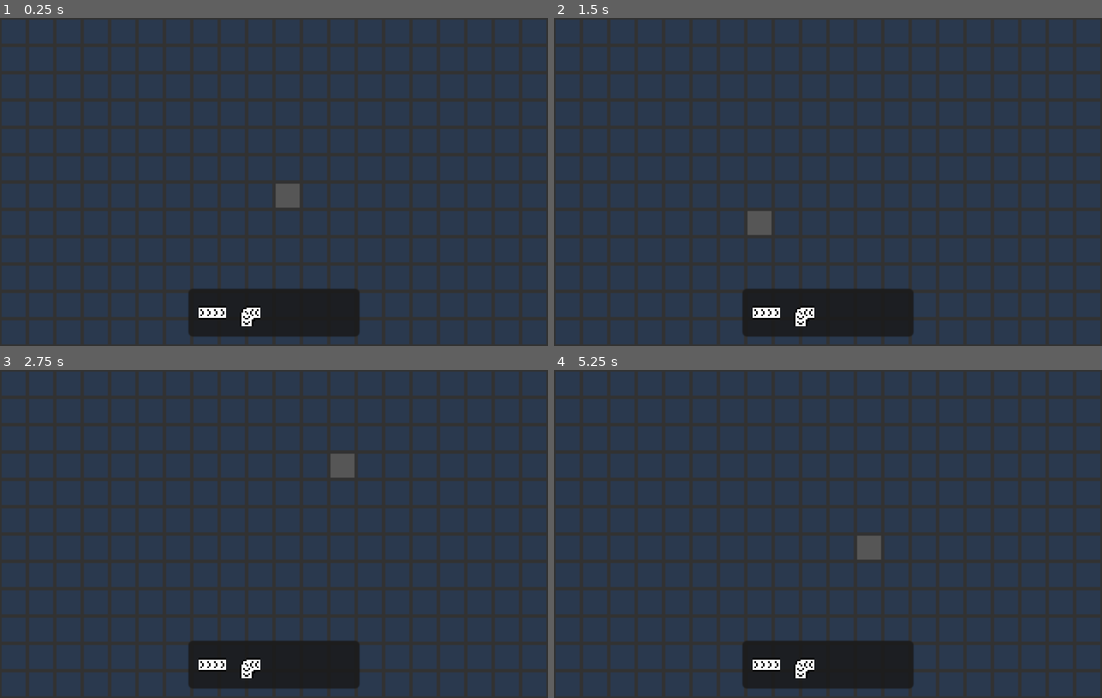
Above: before the commit, frames 1-4 (two rows, left to right).
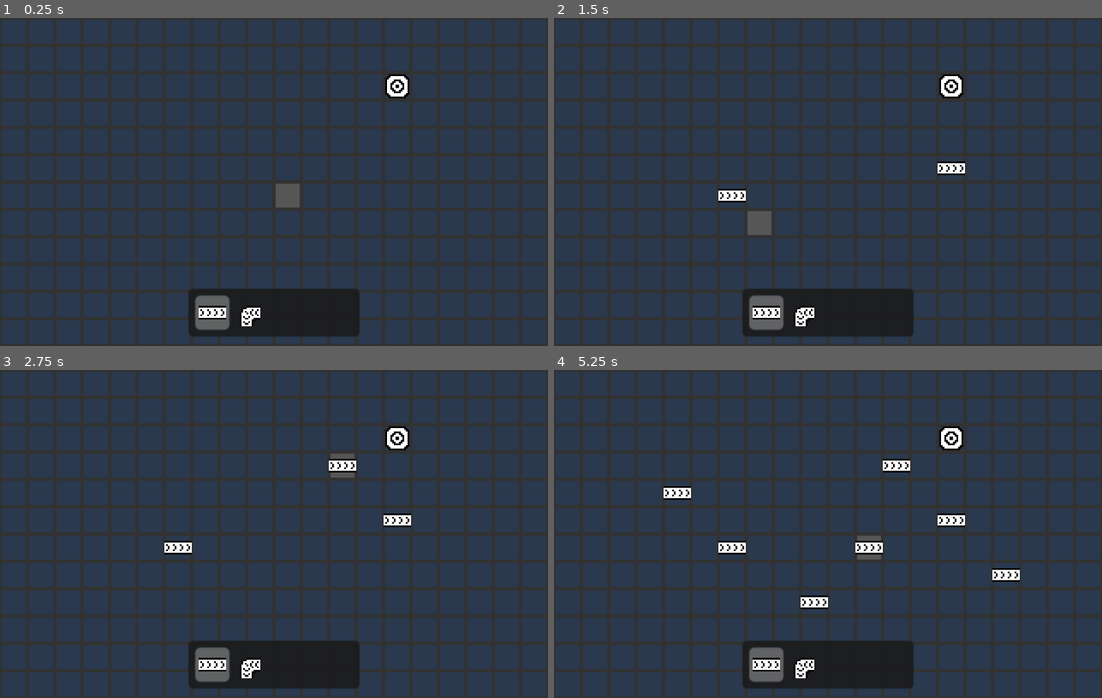
Above: after the commit, the same moments.

Repository: IShaLinI/FactoryGame
Game: Godot game, scene res://scenes/game.tscn
The game is run twice, just before and just after one commit, with the same random seed, the same clock (stepped at 60 frames per second) and the same inputs.
Inputs (mouse positions are in pixels of both pictures, inside the frame that each line leads up to):
- Up to frame 1 (0.25 s): no input
- Up to frame 2 (1.5 s): tap Enter at 0.5 s; move the mouse to (948, 165) at 0.52 s; click (948, 165) at 0.67 s; tap Space at 1.25 s; drag from (718, 198) to (800, 247) at 1.27 s
- Up to frame 3 (2.75 s): tap Enter at 2 s; move the mouse to (328, 461) at 2.02 s; click (328, 461) at 2.17 s
- Up to frame 4 (5.25 s): tap Space at 2.75, 4.25 s; drag from (800, 599) to (663, 484) at 2.77 s; tap Enter at 3.5 s; move the mouse to (992, 583) at 3.52 s; click (992, 583) at 3.67 s; drag from (663, 484) to (745, 452) at 4.27 s; move the mouse to (855, 534) at 5.02 s; click (855, 534) at 5.17 s

The runs differ from the first frame. In frame 1, 0.8% of the frame differs, in the area x 35-75%, y 17-96%; in frame 2, 1.2%; in frame 3, 1.4%; in frame 4, 2.2%, in the area x 20-85%, y 17-96%.

Commit message:
basic tile placement

Diff:
--- a/scenes/game.tscn
+++ b/scenes/game.tscn
@@ -1,10 +1,11 @@
-[gd_scene load_steps=8 format=3 uid="uid://cjh2yh401nabx"]
+[gd_scene load_steps=9 format=3 uid="uid://cjh2yh401nabx"]
 
 [ext_resource type="Script" path="res://scripts/camera.gd" id="1_ec15k"]
 [ext_resource type="Texture2D" uid="uid://gy25u6l0ufqn" path="res://assets/TileMap.png" id="1_lrikw"]
 [ext_resource type="Script" path="res://scripts/world_grid.gd" id="2_p71fl"]
 [ext_resource type="Texture2D" uid="uid://bftlgfwdcmw1j" path="res://assets/crosshair.png" id="2_y8jgr"]
 [ext_resource type="Script" path="res://scripts/tile_place_gui.gd" id="3_hpmsn"]
+[ext_resource type="Script" path="res://scripts/player_tiles.gd" id="6_cwdwo"]
 
 [sub_resource type="TileSetAtlasSource" id="TileSetAtlasSource_c8lvm"]
 texture = ExtResource("1_lrikw")
@@ -31,7 +32,7 @@
 z_index = 2
 texture = ExtResource("2_y8jgr")
 
-[node name="PanelContainer" type="PanelContainer" parent="Camera"]
+[node name="UI" type="PanelContainer" parent="Camera"]
 anchors_preset = 7
 anchor_left = 0.5
 anchor_top = 1.0
@@ -45,7 +46,7 @@
 grow_vertical = 0
 pivot_offset = Vector2(50, 0)
 
-[node name="Tiles" type="ItemList" parent="Camera/PanelContainer"]
+[node name="Placables" type="ItemList" parent="Camera/UI"]
 z_index = 1
 layout_mode = 2
 allow_search = false
@@ -53,15 +54,18 @@
 max_columns = 2
 script = ExtResource("3_hpmsn")
 
-[node name="Grids" type="Node" parent="."]
-
-[node name="WorldGrid" type="TileMapLayer" parent="Grids"]
+[node name="WorldGrid" type="TileMapLayer" parent="."]
 z_index = -1
 scale = Vector2(4, 4)
 tile_set = SubResource("TileSet_crioc")
 script = ExtResource("2_p71fl")
 
-[node name="Buildables" type="TileMapLayer" parent="Grids"]
+[node name="PlayerTiles" type="TileMapLayer" parent="WorldGrid"]
+tile_set = SubResource("TileSet_crioc")
+script = ExtResource("6_cwdwo")
+
+[node name="Map" type="TileMapLayer" parent="WorldGrid"]
+tile_map_data = PackedByteArray(0, 0, 4, 0, 252, 255, 0, 0, 0, 0, 0, 0, 0, 0)
 tile_set = SubResource("TileSet_crioc")
 
-[connection signal="ready" from="Grids/WorldGrid" to="Grids/WorldGrid" method="_on_ready"]
+[connection signal="ready" from="WorldGrid" to="WorldGrid" method="_on_ready"]
--- /dev/null
+++ b/scripts/player_tiles.gd
@@ -0,0 +1,27 @@
+extends TileMapLayer
+
+@onready var camera = $"../../Camera"
+@onready var ui_selector = $"../../Camera/UI/Placables"
+@onready var ui = $"../../Camera/UI"
+@onready var world_grid = $".."
+@onready var player_tiles = $"."
+
+var ui_rect = Rect2(440,632, 400,112)
+
+var bend_id = Vector2i(3,0)
+var conveyor_id = Vector2i(2,0)
+var tile_ids = [conveyor_id, bend_id]
+
+func getMouseTile():
+	var cameraPosition = camera.position/(16 * world_grid.scale.x)
+	var mousePosition = Vector2(Vector2i(get_viewport().get_mouse_position()) - get_viewport().size/2)/(16*world_grid.scale.x)
+	return Vector2i(floor(cameraPosition + mousePosition))
+
+func _input(event):
+	if event is InputEventMouseButton and event.is_pressed() and not ui_rect.has_point(event.position):
+		if event.button_index == MOUSE_BUTTON_LEFT:
+			if not getMouseTile() in player_tiles.get_used_cells():
+				player_tiles.set_cell(getMouseTile(), 0, tile_ids[ui_selector.get_selected_items()[0]])
+
+		if event.button_index == MOUSE_BUTTON_RIGHT:
+			player_tiles.erase_cell(getMouseTile())
--- a/scripts/tile_place_gui.gd
+++ b/scripts/tile_place_gui.gd
@@ -3,7 +3,6 @@
 @onready var camera = $"../.."
 @onready var ui_container = $".."
 @onready var item_list = $"."
-
 
 var tileset = TileSet.new()
 
@@ -44,4 +43,6 @@
 	item_list.add_icon_item(atlas_to_texture2d(get_tile_texture(Vector2i(2,0),0)))
 	item_list.add_icon_item(atlas_to_texture2d(get_tile_texture(Vector2i(3,0),0)))
 
+	item_list.select(0)
+
 	pass
--- a/scripts/world_grid.gd
+++ b/scripts/world_grid.gd
@@ -1,12 +1,12 @@
 extends TileMapLayer
 
-@onready var camera = $"../../Camera"
+@onready var camera = $"../Camera"
 @onready var grid = $"."
 
 var zoom = 4
 
 func getTileAtCoord(coord: Vector2):
-	return Vector2i(floor(coord.x/(16 * zoom)), floor(coord.y/(16 * zoom)))
+	return Vector2i(round(coord.x/(16 * zoom)), round(coord.y/(16 * zoom)))
 
 #Draw placement grid squares around camera
 func redraw():
